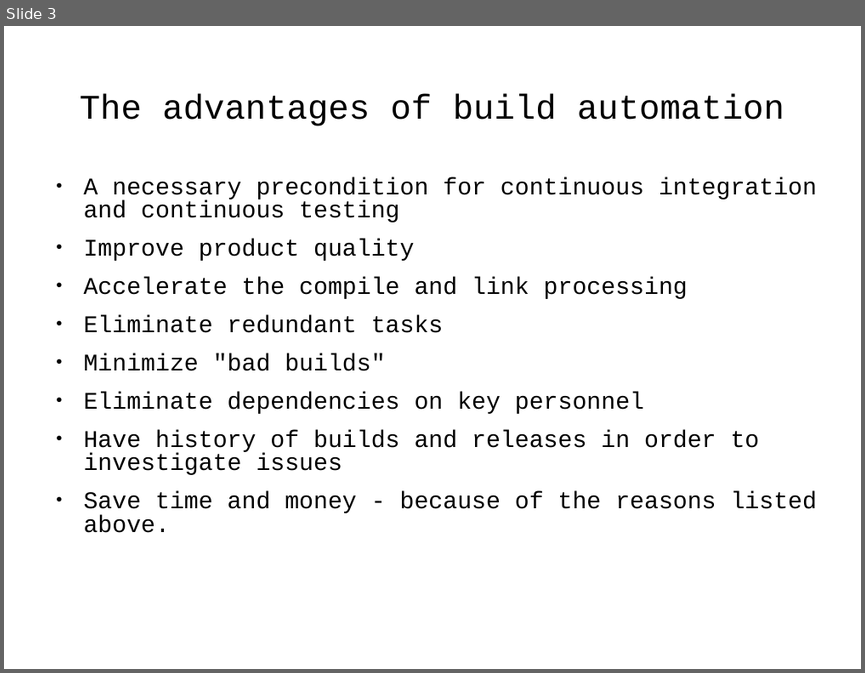
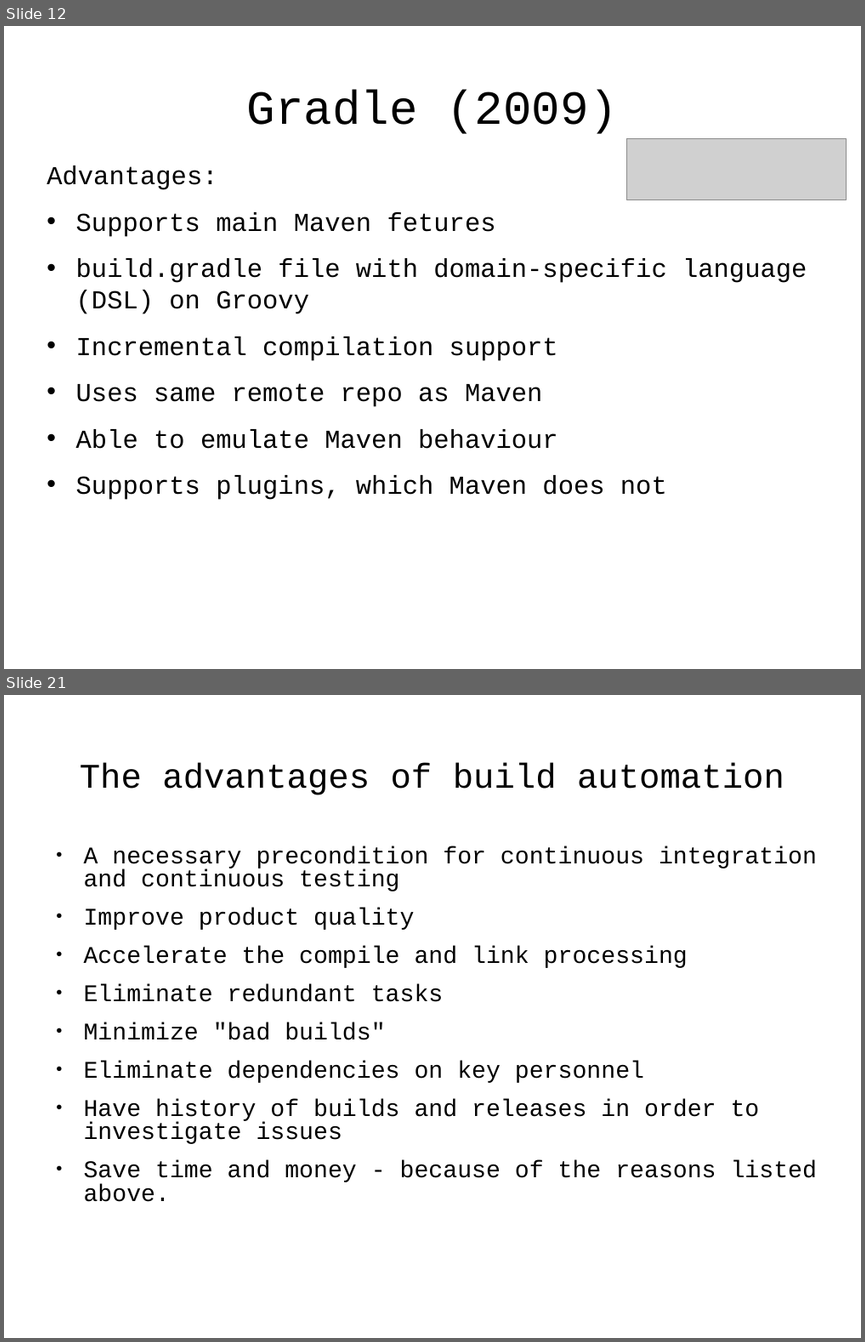
Before and after one commit to j-avdeev/DevOps, a slide deck: DevOps - lec day5 - Build automation.odp. Shown one above the other, each under a label of ours: slide 3 before the commit, slides 12 and 21 after it; the slides between them are not shown. The pictures are 865x673 and 865x1342 pixels, drawn with LibreOffice and Linux fonts; fonts in the diff are those of the drawing; grey boxes stand for pictures. Boxes give left, top, right and bottom in pixels: in the first picture for what was removed or moved away, otherwise in the second. Text is boxed around its words. In the diff, an @@ line names an element or a change of style, - is before the commit and + after.

```diff
--- a/DevOps - lec day5 - Build automation.odp
+++ b/DevOps - lec day5 - Build automation.odp
@@ slide 12 added at box(4, 26, 861, 669), background #FFFFFF @@
@@ title added at box(247, 90, 617, 134), 44 pt, text #000000 @@
+Gradle (2009)
@@ picture added at box(627, 139, 846, 200) @@
@@ text added at box(46, 165, 806, 499), 24 pt, text #000000 @@
+Advantages:
+• Supports main Maven fetures
+• build.gradle file with domain-specific language (DSL) on Groovy
+• Incremental compilation support
+• Uses same remote repo as Maven
+• Able to emulate Maven behaviour
+• Supports plugins, which Maven does not
@@ what was slide 3 is now slide 21 @@
```
Also in this commit, not shown: 1 slide changed, 18 other slides added, 15 slides removed, 4 other files.
